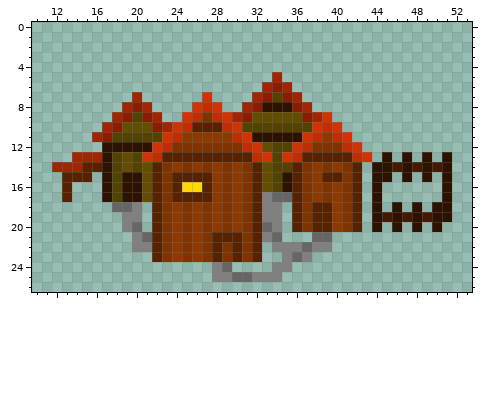
Two versions of one pixel-art sprite, sprites/EffectTownDefault0.png. Above: the version before the commit.
The file is 64x64 pixels. Colours within 5 levels of each other are drawn and written as one. Shown: x 10..53, y 0..26.
And afterwards:
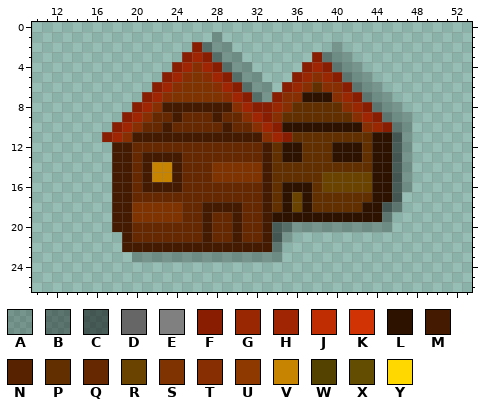
Palette (. is transparent): A #00000037  B #00000062  C #00000084  D #666666  E #808080  F #891d02  G #982702  H #a02503  J #c12d03  K #d13304  L #2d1200  M #441a00  N #562200  P #612f00  Q #662800  R #6b4300  S #7f3300  T #872e02  U #8e3900  V #c68400  W #544300  X #634d00  Y #ffd800
The edit:
@@ x 10..53 @@
  0 ............................................
- 1 ............................................
- 2 ............................................
- 3 ............................................
- 4 ............................................
- 5 ........................H...................
- 6 .......................HFH..................
- 7 ..........H......K....HFWFH.................
- 8 .........HFH....KJK..HFLLLFH................
- 9 ........HFWFH..KJSJKHFXXXXXFHK..............
-10 .......HFXXXFHKJNNNJKWWWWWWWKJK.............
-11 ......HFWWWWWKJUUUUUJKLLLLLKJUJK............
-12 .......LLLLLKJSSSSSSSJKXWWKJSSSJK...........
-13 ....HHHLWXWKJNNNNNNNNNJKWKJNNNNNJK.L.L.L.L..
-14 ..HHHNNLWXWXNSUSUSUSUSNXWWNSUSUSN.LLMLMLML..
-15 ...NNN.LWLLXNSNNNNUSUSNXWLNSUNNSN.LL.L.L.L..
-16 ...N...LWLLXNSNYYNUSUSNXWLNSUSUSN.L......L..
-17 ...N...LWLLXNSNNNNUSUSNEDDNSUSUSN.L......L..
-18 ........DDE.NSUSUSUSUSNEE.NSNNUSN.L.L.L.LL..
-19 .........EE.NSUSUSUSUSNEE.NSNNUSN.LMLMLMLL..
-20 .........ED.NSUSUSUSUSNDE.NSNNUSN.L.L.L.L...
-21 ..........EDNSUSUSNNNSNED...DD..............
-22 ..........EENSUSUSNSNSN.EEEDEE..............
-23 ............NSUSUSNSNSN..EDE................
-24 ..................ED....EE..................
-25 ..................EEDDEEE...................
+ 1 ..................A.........................
+ 2 ................FBAA..........A.............
+ 3 ...............FHFBAA.......FBAA............
+ 4 ..............FHTHFBAA.....FHFBAA...........
+ 5 .............FHTSTHFBAA...FGTGFBAA..........
+ 6 ............FHTSSSTHFBAA.FGTPTTFBAA.........
+ 7 ...........FHTSSSSSTHFBAFTTLLLTGFBAA........
+ 8 ..........FHTMMMMMMMTHFFGTPPPPPTGFBAA.......
+ 9 .........FHTQQMQQQMQQTHFTPPPPPPPTHFBAA......
+10 ........FHTQQMQQQQQMQQTHFLLLLLLLLTGFBA......
+11 .......FHTMMMMMMMMMMMMMTHFPPPPPPPPLLCA......
+12 ........MMQQQQQQQQQQQQQMPLLPPPLLLPLLCA......
+13 ........MMQMMMMQQQQQQQQMPLLPPPLLLPLLCA......
+14 ........MMQMVVMQQQSSSSSMPPPPPPPPPPLLCA......
+15 ........MMQMVVMQQQSSSSSMPPPPPRRRRRLLCA......
+16 ........MMQMMMMQQQQQQQQMPLLLPRRRRRLLCA......
+17 ........MMQQQQQQQQQQQQQMPLRLPPPPPPLLC.......
+18 ........MMSSSSSQQMMMMQQMPLRLPPPPPLLCB.......
+19 ........MMSSSSSQQMQQMQQMLLLLLLLLLLLB........
+20 ........MMQQQQQQQMQQMQQMCBAAAAAAAAAA........
+21 .........MQQQQQQQMQQMQQMCA..................
+22 .........MMMMMMMMMMMMMMMB...................
+23 ..........AAAAAAAAAAAAAAA...................
+24 ............................................
+25 ............................................
 26 ............................................
Pixel boxes of the changes (left, top, right, bottom) in both pictures:
changed: (52, 32, 452, 282)
